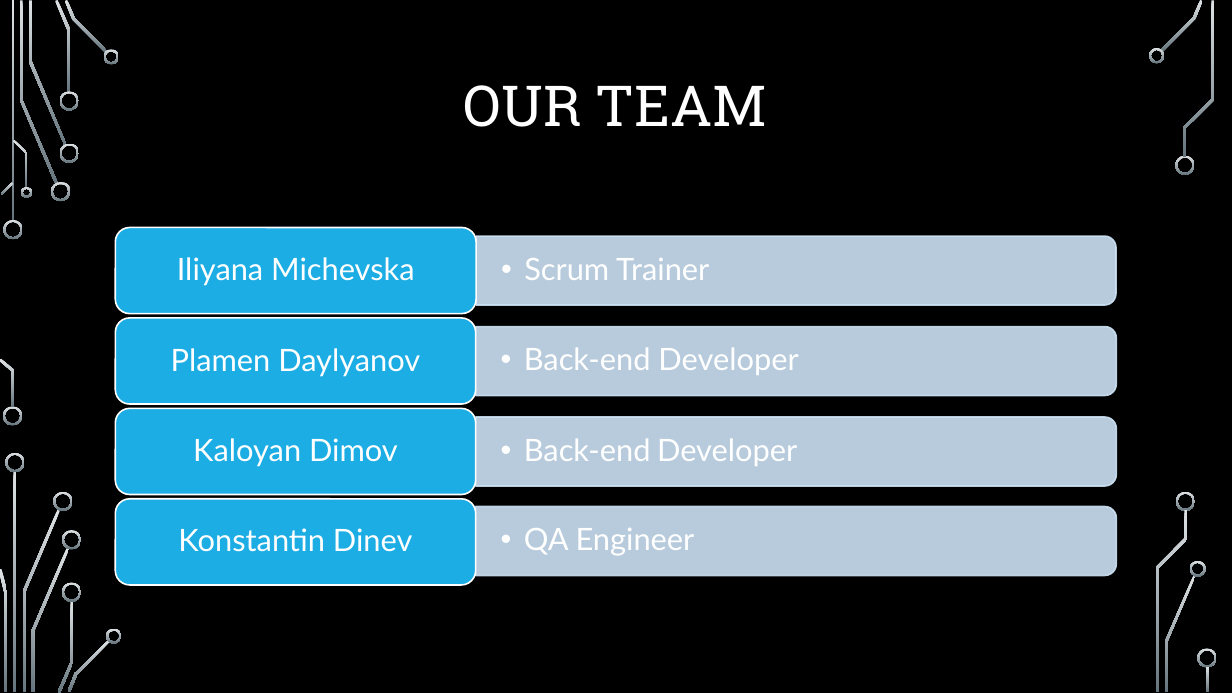
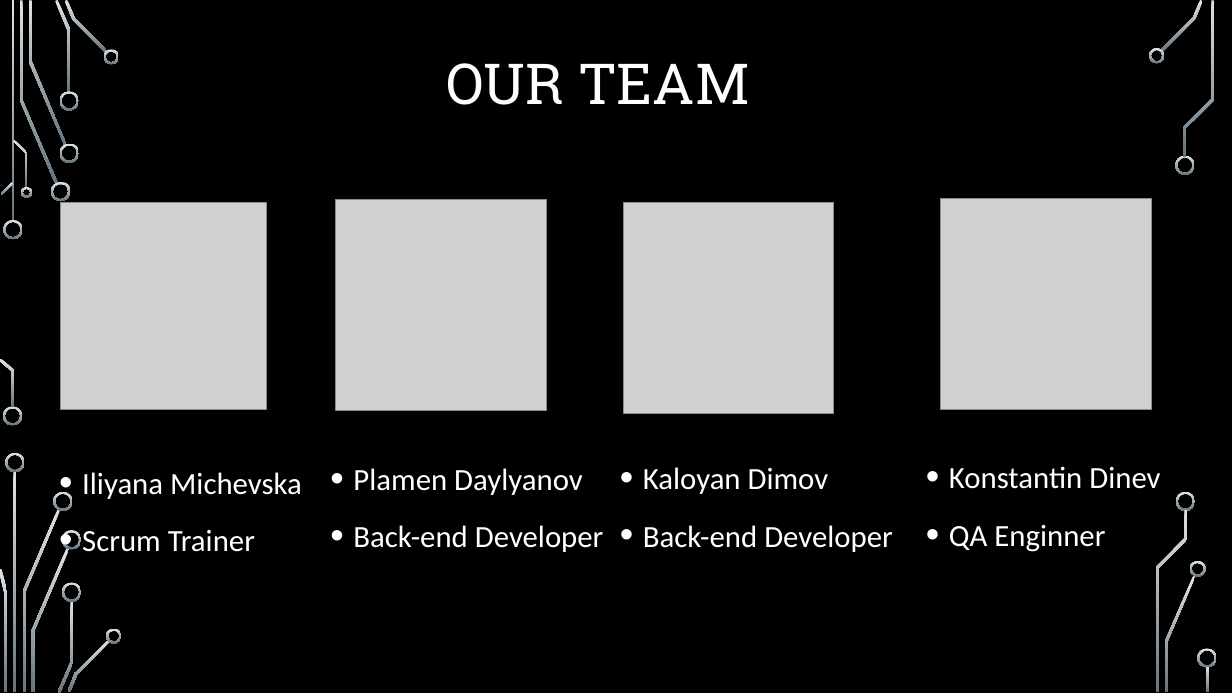
Before and after one commit to INMichevska20/while-logic, a slide deck: slide 2 of Documents/Presentation.pptx. Drawn at 1232x693 pixels with LibreOffice and Linux fonts; fonts in the diff are those of the drawing; grey boxes stand for pictures; background and template pictures are left out. Boxes give left, top, right and bottom in pixels: in the first picture for what was removed or moved away, otherwise in the second. Text is boxed around its words. In the diff, an @@ line names an element or a change of style, - is before the commit and + after.

Commit message:
Update the presentation

```diff
--- a/Documents/Presentation.pptx
+++ b/Documents/Presentation.pptx
@@ title "OUR TEAM": place and size @@
-title "OUR TEAM" at (464,85,768,127)
+title "OUR TEAM" at (447,63,750,105)
@@ picture added at (60,202,267,409) @@
@@ picture added at (335,200,546,410) @@
@@ picture added at (623,202,834,413) @@
@@ picture added at (941,199,1152,409) @@
@@ text "Plamen Daylyanov": place and size @@
-text "Plamen Daylyanov" at (524,347,798,375)
+text "Plamen Daylyanov" at (353,468,604,552)
@@ text "Kaloyan Dimov": place and size @@
-text "Kaloyan Dimov" at (524,438,797,466)
+text "Kaloyan Dimov" at (643,467,893,552)
@@ vertical alignment middle to top in 3 elements at (643,467,893,552), (353,468,604,552), (949,466,1160,552) @@
@@ text "Konstantin Dinev": place and size @@
-text "Konstantin Dinev" at (178,528,412,552)
+text "Konstantin Dinev" at (949,466,1160,552)
@@ text added at (82,472,302,552), 24 pt, text #FFFFFF @@
+• Iliyana Michevska
+• Scrum Trainer
@@ text at (353,468,583,495): paragraph added @@
+• Plamen Daylyanov
@@ text at (643,467,829,494): paragraph added @@
+• Kaloyan Dimov
@@ text at (949,466,1160,489): font Lato to Calibri in "Konstantin Dinev"; alignment centre to left; bullet none to •; line spacing 0.9 to 1.2; more space between paragraphs @@
@@ group removed at (116,227,1116,585): 5 texts, 4 round same rects, 4 rounded rectangles @@
-  • Scrum Trainer
-Iliyana Michevska
-Plamen Daylyanov
-Kaloyan Dimov
-  • QA Engineer
@@ text at (353,525,604,552): font Lato to Calibri in "Back-end Developer"; list level 2 to 1 in "Back-end Developer"; line spacing 0.9 to 1.2 @@
@@ text at (643,525,893,552): font Lato to Calibri in "Back-end Developer"; list level 2 to 1 in "Back-end Developer"; line spacing 0.9 to 1.2 @@
@@ text at (949,525,1105,552): paragraph added @@
+• QA Enginner
```
Also in this commit, not shown: 1 other file.
